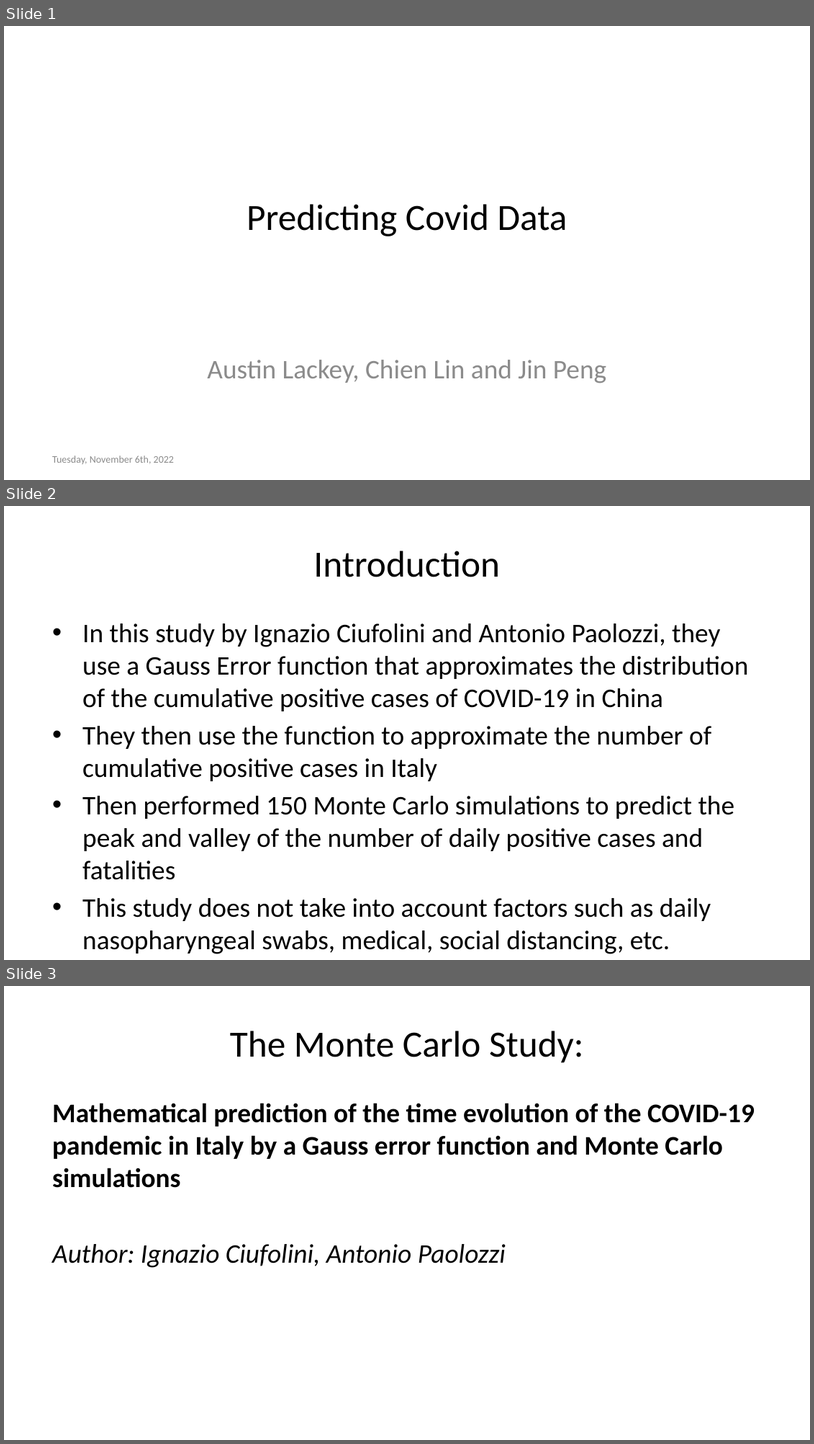
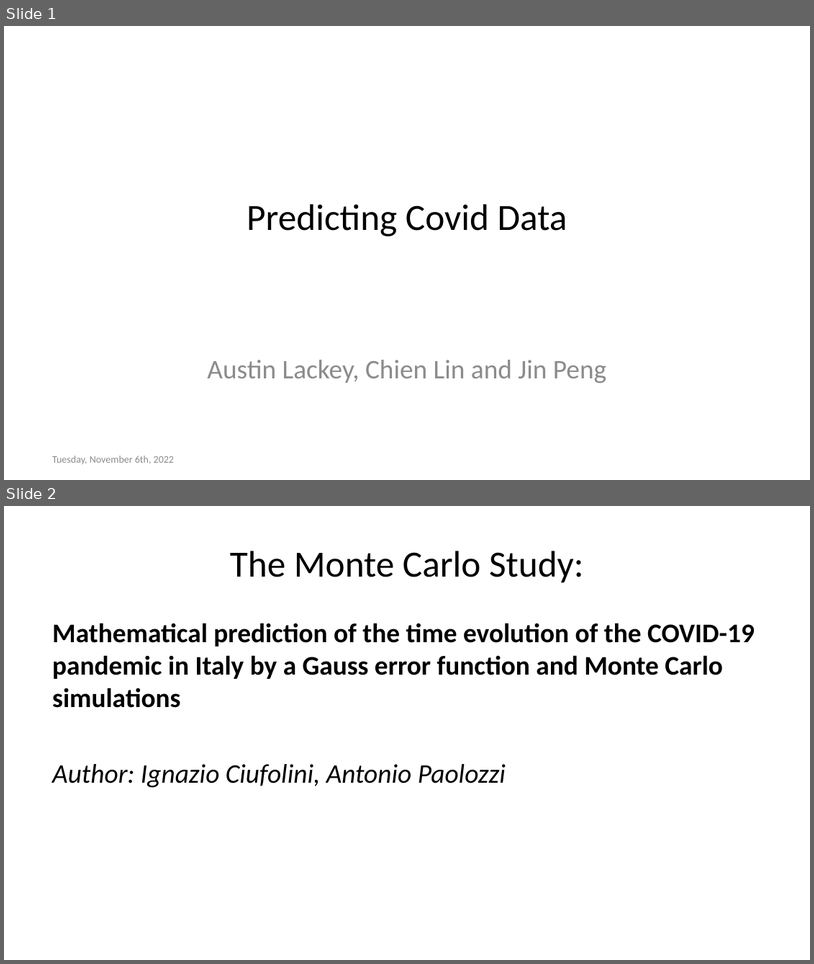
Before and after one commit to austinlackey/covid-simulations, a slide deck: main.pptx. Shown one above the other, each under a label of ours: slides 1, 2 and 3 before the commit, slides 1 and 2 after it. The pictures are 814x1444 and 814x964 pixels, drawn with LibreOffice and Linux fonts; fonts in the diff are those of the drawing. Boxes give left, top, right and bottom in pixels: in the first picture for what was removed or moved away, otherwise in the second. Text is boxed around its words. In the diff, an @@ line names an element or a change of style, - is before the commit and + after.

```diff
--- a/main.pptx
+++ b/main.pptx
@@ slide 2 removed at <box>4,506,810,960</box>, background #FFFFFF @@
@@ title removed at <box>314,551,500,577</box> @@
-Introduction
@@ text removed at <box>82,623,749,921</box> @@
-• In this study by Ignazio Ciufolini and Antonio Paolozzi, they use a Gauss Error function that approximates the distribution of the cumulative positive cases of COVID-19 in China
-• They then use the function to approximate the number of cumulative positive cases in Italy
-• Then performed 150 Monte Carlo simulations to predict the peak and valley of the number of daily positive cases and fatalities
-• This study does not take into account factors such as daily nasopharyngeal swabs, medical, social distancing, etc.
@@ what was slide 3 is now slide 2 @@
```
Also in this commit, not shown: 4 other slides removed, 1 other file.
